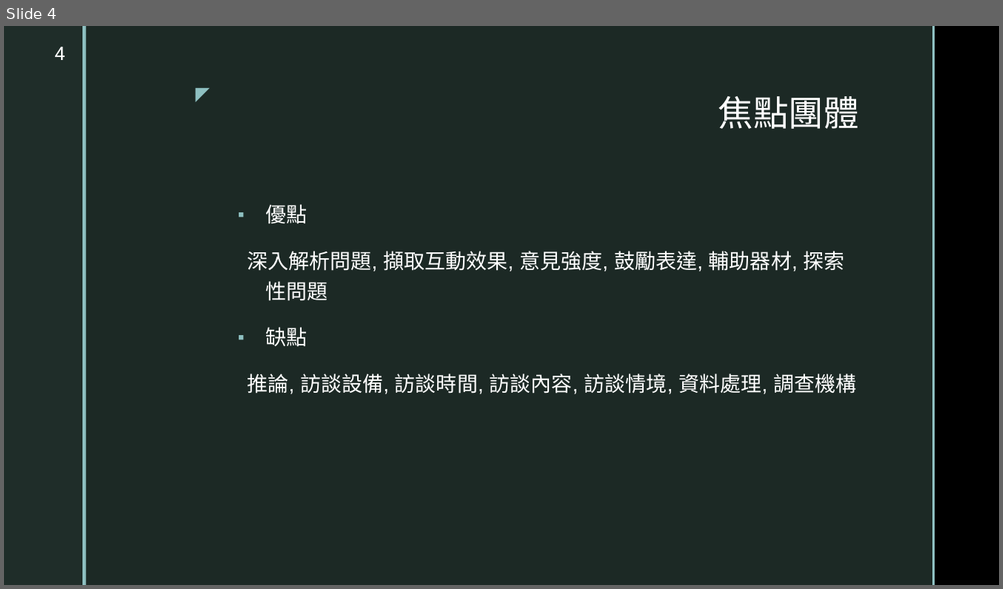
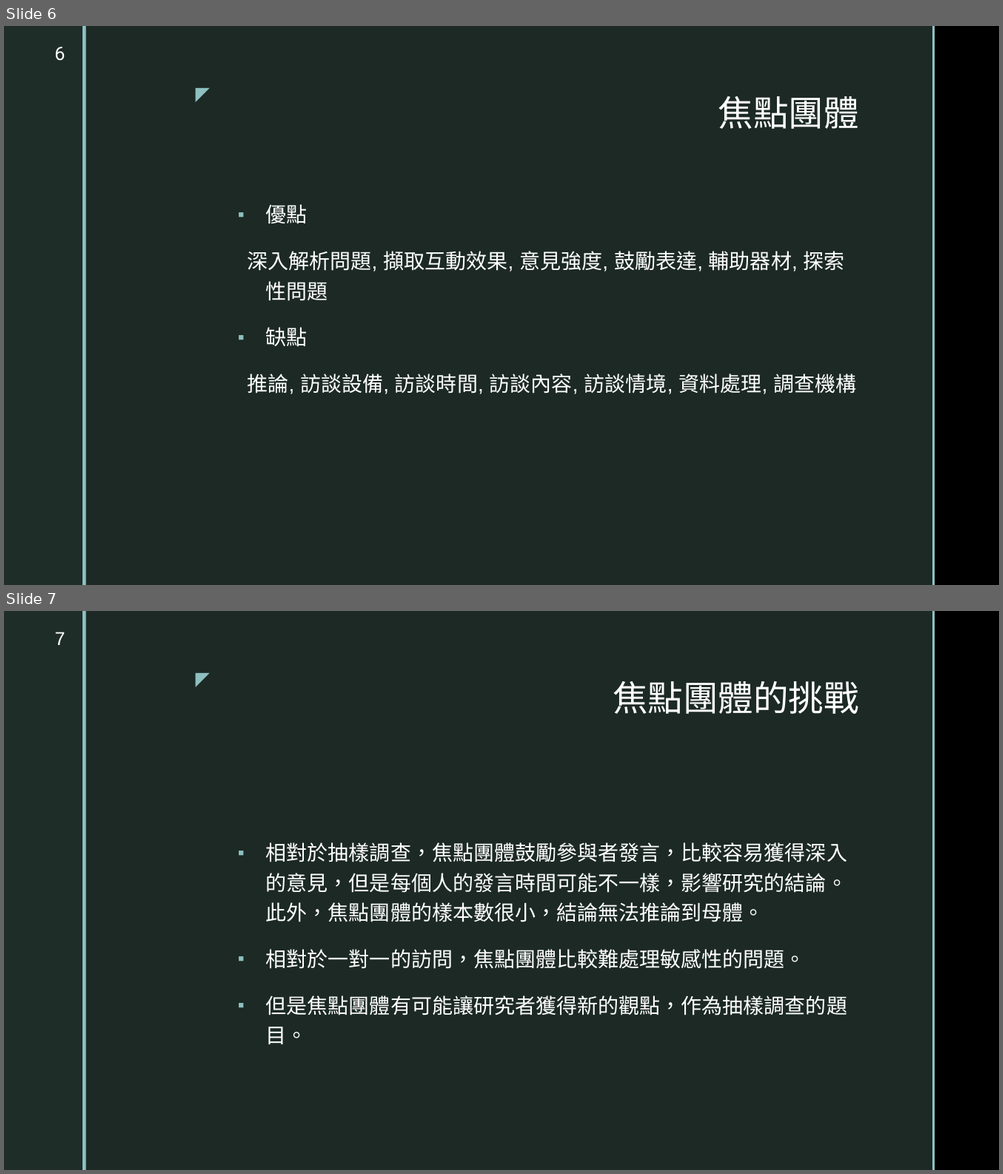
Before and after one commit to TsaiChiahung/PublicOpinion2026, a slide deck: 投影片/民意與調查Week12.pptx. Shown one above the other, each under a label of ours: slide 4 before the commit, slides 6 and 7 after it. The pictures are 1003x589 and 1003x1174 pixels, drawn with LibreOffice and Linux fonts; fonts in the diff are those of the drawing; background and template pictures are left out. Boxes give left, top, right and bottom in pixels: in the first picture for what was removed or moved away, otherwise in the second. Text is boxed around its words. In the diff, an @@ line names an element or a change of style, - is before the commit and + after.

```diff
--- a/投影片/民意與調查Week12.pptx
+++ b/投影片/民意與調查Week12.pptx
@@ slide 7 added at <box>4,611,999,1170</box>, background picture (left out); not listed: 5 template elements that a slide beside it also shows @@
@@ page number added at <box>55,632,65,645</box>, 18 pt, text #FFFFFF @@
+7
@@ title added at <box>612,681,859,714</box>, 34 pt, text #FFFFFF @@
+焦點團體的挑戰
@@ text added at <box>266,843,847,1045</box>, 20 pt, text #FFFFFF @@
+▪ 相對於抽樣調查，焦點團體鼓勵參與者發言，比較容易獲得深入的意見，但是每個人的發言時間可能不一樣，影響研究的結論。此外，焦點團體的樣本數很小，結論無法推論到母體。
+▪ 相對於一對一的訪問，焦點團體比較難處理敏感性的問題。
+▪ 但是焦點團體有可能讓研究者獲得新的觀點，作為抽樣調查的題目。
@@ what was slide 4 is now slide 6 @@
@@ page number at <box>54,47,65,61</box>: text changed @@
-4
+6
```
Also in this commit, not shown: 3 slides changed, 17 other slides added.
